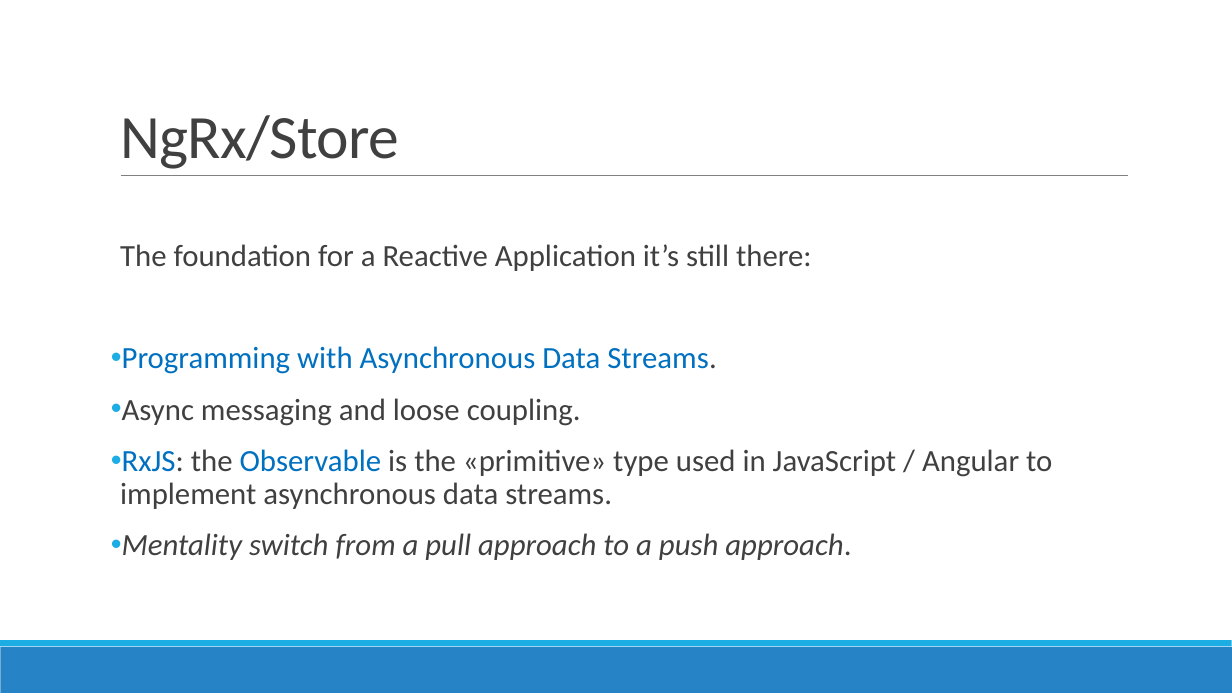
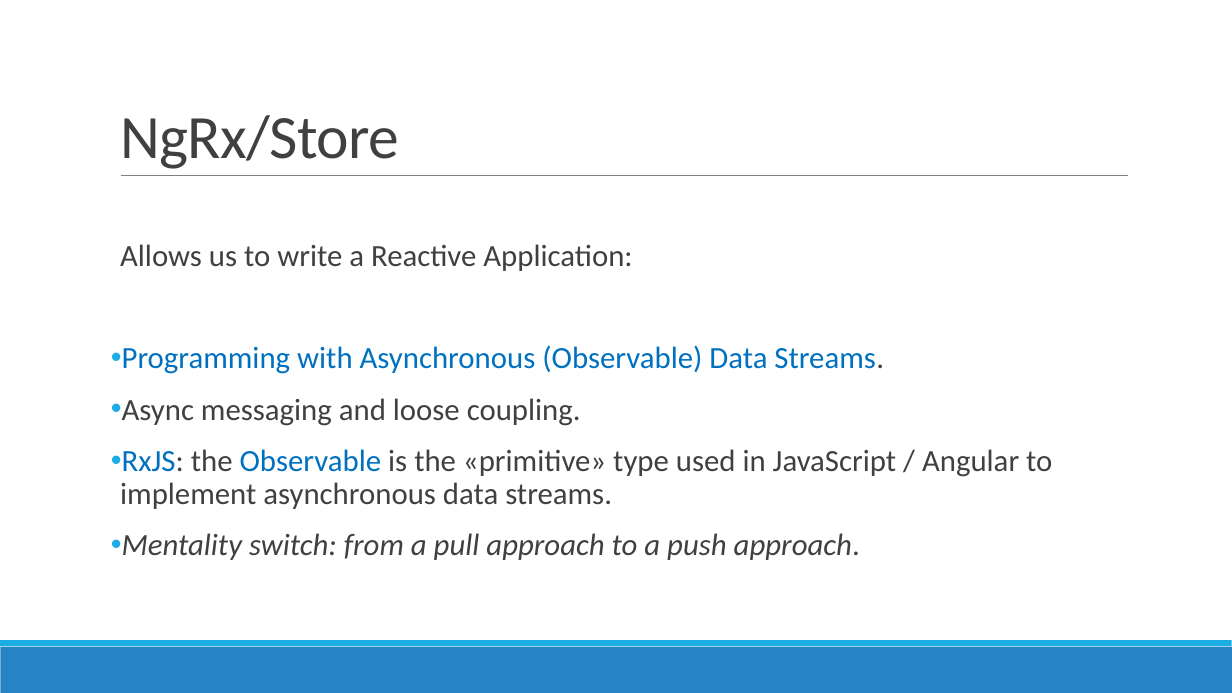
Before and after one commit to AGiorgetti/ngrx101, a slide deck: slide 8 of ReactiveProgramming_ngrx.pptx. Drawn at 1232x693 pixels with LibreOffice and Linux fonts; fonts in the diff are those of the drawing. Boxes give left, top, right and bottom in pixels: in the first picture for what was removed or moved away, otherwise in the second. Text is boxed around its words. In the diff, an @@ line names an element or a change of style, - is before the commit and + after.

```diff
--- a/ReactiveProgramming_ngrx.pptx
+++ b/ReactiveProgramming_ngrx.pptx
@@ text at (120, 244, 884, 374): text changed; text colour #404040 to #0070C0 @@
-  The foundation for a Reactive Application it’s still there:
-• Programming with Asynchronous Data Streams.
+  Allows us to write a Reactive Application:
+• Programming with Asynchronous (Observable) Data Streams.
@@ text at (122, 533, 860, 560): text changed @@
-• Mentality switch from a pull approach to a push approach.
+• Mentality switch: from a pull approach to a push approach.
```
Also in this commit, not shown: 5 other slides changed, 6 other files.
